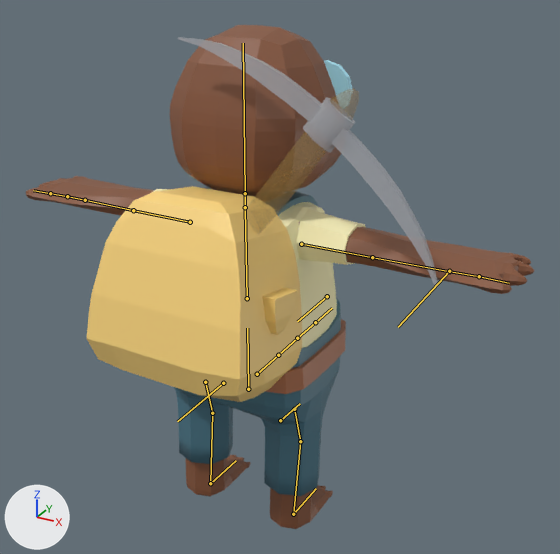
Renders of the FBX model _Project/Assets/3_3DAssets/Base.sinCasconiPico.fbx from each side of a commit.
One viewpoint serves both versions: a camera (50 mm lens) standing at (1.178, -2.037, 1.892) and looking at (0.082, -0.044, 0.895). The lights are fixed; the arrows at lower left show +X, +Y and +Z. The first picture is the older version. The bones that change, and the others that lie on the model, are drawn over the model as lines.

Objects in the first picture: 'Mochila', 'Pico Espalda', 'Topo'.
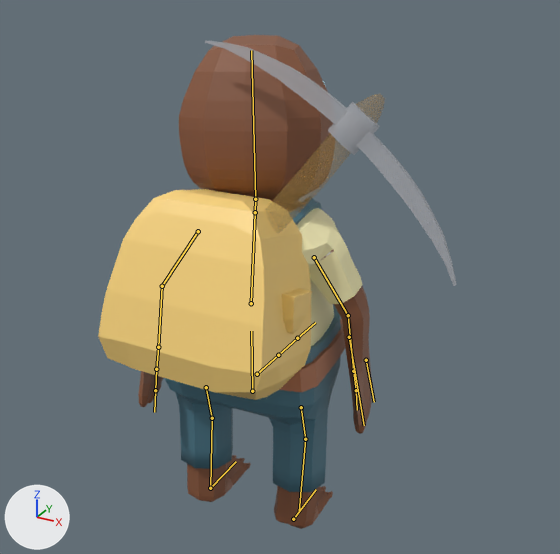
The newer file adds an action. The first version stands in its rest pose; the second is drawn at frame 150 of the action 'Armature|Correr_Picar_Idle'.

What changed in the scene script:
```text
Change bone_torso_inf:
    where bone_torso_inf = bpy.data.objects['Armature'].pose.bones['Torso.inf']
    bone_torso_inf.location: (0.0, 0.0, 0.0) -> (0.0, -0.022, -0.024)
    bone_torso_inf.rotation_quaternion: (1.0, 0.0, 0.0, 0.0) -> (0.998, 0.0, 0.068, 0.0)  # degrees (0, 0, 0) -> degrees (0, 8, 0)
Change bone_torso_sup:
    where bone_torso_sup = bpy.data.objects['Armature'].pose.bones['Torso.sup']  # child of 'Torso.inf'
    bone_torso_sup.location: (0.0, 0.0, 0.0) -> (0.0, -0.007, 0.0)
    bone_torso_sup.rotation_quaternion: (1.0, 0.0, 0.0, 0.0) -> (0.999, -0.037, -0.032, -0.013)  # degrees (0, 0, 0) -> degrees (-4, -4, -1)
Change bone_brazo_l:
    where bone_brazo_l = bpy.data.objects['Armature'].pose.bones['Brazo.l']  # child of 'Torso.sup'
    bone_brazo_l.location: (0.0, 0.0, 0.0) -> (-0.015, -0.005, 0.0)
    bone_brazo_l.rotation_quaternion: (1.0, 0.0, 0.0, 0.0) -> (-0.851, -0.167, 0.066, -0.493)  # degrees (0, 0, 0) -> degrees (13, -16, 58)
Change bone_antebrazo_l:
    where bone_antebrazo_l = bpy.data.objects['Armature'].pose.bones['Antebrazo.l']  # child of 'Brazo.l'
    bone_antebrazo_l.rotation_quaternion: (1.0, 0.0, 0.0, 0.0) -> (0.971, 0.021, -0.012, 0.237)  # degrees (0, 0, 0) -> degrees (2, -2, 27)
Change bone_brazo_r:
    where bone_brazo_r = bpy.data.objects['Armature'].pose.bones['Brazo.r']  # child of 'Torso.sup'
    bone_brazo_r.location: (0.0, 0.0, 0.0) -> (0.026, 0.01, 0.0)
    bone_brazo_r.rotation_quaternion: (1.0, 0.0, 0.0, 0.0) -> (0.852, -0.137, 0.041, -0.503)  # degrees (0, 0, 0) -> degrees (-16, -4, -61)
Change bone_antebrazo_r:
    where bone_antebrazo_r = bpy.data.objects['Armature'].pose.bones['Antebrazo.r']  # child of 'Brazo.r'
    bone_antebrazo_r.rotation_quaternion: (1.0, 0.0, 0.0, 0.0) -> (0.981, 0.021, 0.01, -0.191)  # degrees (0, 0, 0) -> degrees (2, 2, -22)
Change bone_cabeza:
    where bone_cabeza = bpy.data.objects['Armature'].pose.bones['Cabeza']  # child of 'Cuello'
    bone_cabeza.rotation_quaternion: (1.0, 0.0, 0.0, 0.0) -> (0.989, 0.005, 0.146, 0.036)  # degrees (0, 0, 0) -> degrees (1, 17, 4)
Change bone_pie_l:
    where bone_pie_l = bpy.data.objects['Armature'].pose.bones['Pie.l']  # child of 'Cntrl.Pie.l'
    bone_pie_l.location: (0.0, 0.0, 0.0) -> (-0.021, 0.002, 0.0)
    bone_pie_l.rotation_quaternion: (1.0, 0.0, 0.0, 0.0) -> (0.999, 0.0, 0.0, -0.044)  # degrees (0, 0, 0) -> degrees (0, 0, -5)
Change bone_cntrl_mano_r:
    where bone_cntrl_mano_r = bpy.data.objects['Armature'].pose.bones['Cntrl.Mano.r']
    bone_cntrl_mano_r.location: (0.0, 0.0, 0.0) -> (0.409, -0.238, 0.402)
    bone_cntrl_mano_r.rotation_quaternion: (1.0, 0.0, 0.0, 0.0) -> (0.647, -0.299, -0.696, 0.088)  # degrees (0, 0, 0) -> degrees (-106, -58, 88)
Change bone_pie_r:
    where bone_pie_r = bpy.data.objects['Armature'].pose.bones['Pie.r']  # child of 'Cntrl.Pie.r'
    bone_pie_r.location: (0.0, 0.0, 0.0) -> (0.022, 0.002, 0.0)
    bone_pie_r.rotation_quaternion: (1.0, 0.0, 0.0, 0.0) -> (0.999, 0.0, 0.0, 0.047)  # degrees (0, 0, 0) -> degrees (0, 0, 5)
```

Pixel boxes (x1, y1, x2, y2) of what changed, in the pictures (560 x 554 px):
'Topo', posed (54% narrower)
    before: (26, 25, 534, 529)
    after: (138, 35, 373, 529)
'Mochila', posed
    before: (87, 186, 302, 402)
    after: (98, 189, 312, 400)
'Pico Espalda', posed
    before: (178, 37, 438, 287)
    after: (205, 40, 457, 286)
bone 'Torso.inf', root to tip
    before: (248, 389) to (247, 328)
    after: (252, 391) to (251, 331)
bone 'Torso.sup', root to tip
    before: (247, 298) to (245, 208)
    after: (251, 303) to (255, 213)
bone 'Brazo.l', root to tip
    before: (190, 222) to (133, 210)
    after: (198, 231) to (162, 286)
bone 'Antebrazo.l', root to tip
    before: (133, 210) to (85, 200)
    after: (162, 286) to (158, 347)
bone 'Brazo.r', root to tip
    before: (301, 244) to (372, 257)
    after: (314, 257) to (348, 315)
bone 'Antebrazo.r', root to tip
    before: (372, 257) to (449, 271)
    after: (348, 315) to (353, 371)
bone 'Cabeza', root to tip
    before: (245, 193) to (243, 43)
    after: (255, 199) to (251, 50)
bone 'Pie.l', root to tip
    before: (210, 483) to (236, 460)
    after: (210, 488) to (236, 461)
bone 'Cntrl.Mano.r', root to tip
    before: (449, 271) to (398, 327)
    after: (349, 337) to (364, 425)
bone 'Pie.r', root to tip
    before: (293, 514) to (316, 488)
    after: (293, 519) to (316, 489)
